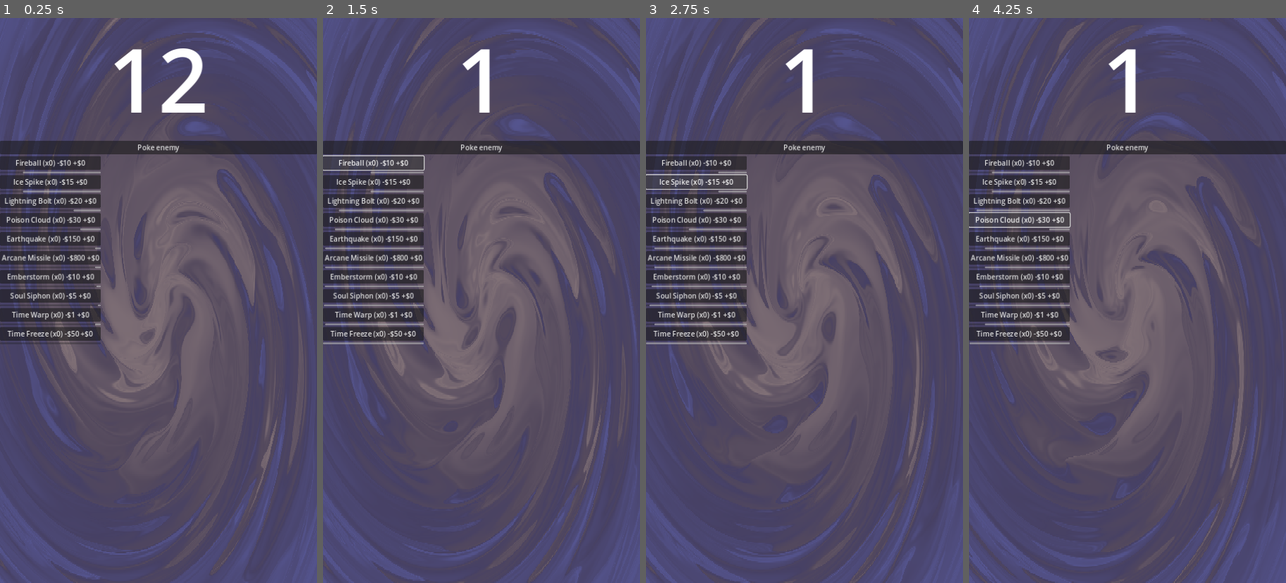
Above: before the commit, frames 1-4 (left to right).
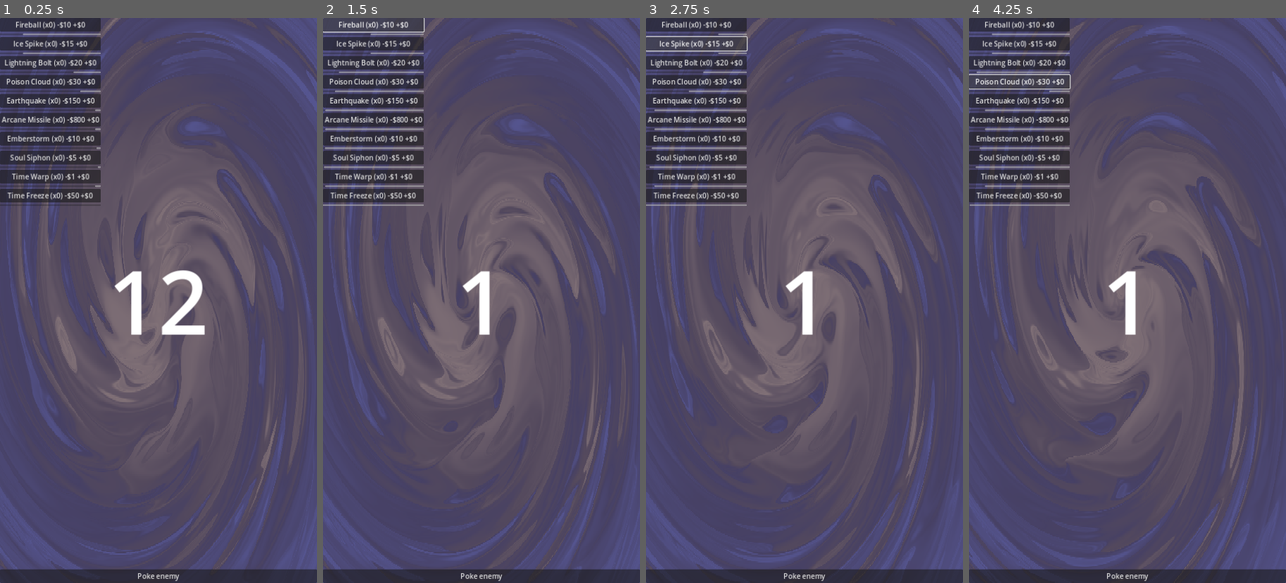
Above: after the commit, the same moments.

Repository: sberto/Mini-Jam-169---future
Game: Godot game, scene res://MainScene.tscn
Same seed, same stepped clock (60 frames per second), same inputs: the game is played once before the commit and once after it.
Inputs:
- Up to frame 1 (0.25 s): no input
- Up to frame 2 (1.5 s): click "Poke enemy" at 0.5 s; click "Fireball (x0) -$10 +$0" at 1.25 s
- Up to frame 3 (2.75 s): click "Ice Spike (x0) -$15 +$0" at 2 s
- Up to frame 4 (4.25 s): click "Lightning Bolt (x0) -$20 +$0" at 2.75 s; click "Poison Cloud (x0) -$30 +$0" at 3.5 s

The runs differ from the first frame. In frame 1, 19% of the frame differs, in the area x 0-100%, y 0-100%; in frame 2, 19%; in frame 3, 18%; in frame 4, 18%.

Commit message:
finished!

Diff:
--- a/MainScene.tscn
+++ b/MainScene.tscn
@@ -191,6 +191,20 @@
 script = ExtResource("3_njlud")
 res = SubResource("Resource_mr41h")
 
+[node name="Currency" type="Label" parent="."]
+unique_name_in_owner = true
+layout_mode = 1
+anchors_preset = 15
+anchor_right = 1.0
+anchor_bottom = 1.0
+grow_horizontal = 2
+grow_vertical = 2
+theme_override_font_sizes/font_size = 200
+text = "12"
+horizontal_alignment = 1
+vertical_alignment = 1
+script = ExtResource("2_w6h63")
+
 [node name="VBoxContainer" type="VBoxContainer" parent="."]
 layout_mode = 1
 anchors_preset = 15
@@ -199,25 +213,16 @@
 grow_horizontal = 2
 grow_vertical = 2
 
-[node name="Currency" type="Label" parent="VBoxContainer"]
+[node name="AutomationsContainer" type="GridContainer" parent="VBoxContainer"]
 unique_name_in_owner = true
 layout_mode = 2
-theme_override_font_sizes/font_size = 200
-text = "12"
-horizontal_alignment = 1
-vertical_alignment = 1
-script = ExtResource("2_w6h63")
+size_flags_vertical = 3
 
 [node name="Button" type="Button" parent="VBoxContainer"]
 custom_minimum_size = Vector2(100, 25)
 layout_mode = 2
 text = "Poke enemy"
 script = ExtResource("2_xuw8u")
-
-[node name="AutomationsContainer" type="GridContainer" parent="VBoxContainer"]
-unique_name_in_owner = true
-layout_mode = 2
-size_flags_vertical = 3
 
 [node name="ObjectivesNode" type="Node" parent="."]
 
--- a/automations/automation_resource.gd
+++ b/automations/automation_resource.gd
@@ -19,9 +19,11 @@
 func _upgrade_this(this, delta, type):
 	match type:
 		UpgradeType.LINEAR: return this + delta
-		UpgradeType.QUADRATIC: return this + delta * this
+		UpgradeType.QUADRATIC: return this + delta * (this + 1)
 
 func upgrade():
+	print("old amount %s" % amount)
 	amount = _upgrade_this(amount, amount_upgrade, amount_upgrade_type)
+	print("new amount %s" % amount)
 	cost = _upgrade_this(cost, cost_upgrade, cost_upgrade_type)
 	level += 1
--- a/button.gd
+++ b/button.gd
@@ -1,6 +1,6 @@
 extends Button
 
-@onready var currency = $"../Currency"
+@onready var currency = %Currency
 
 func _on_pressed() -> void:
 	currency.amount += 1
--- a/currency.gd
+++ b/currency.gd
@@ -2,8 +2,22 @@
 
 signal currency_update
 
+@onready var tween = create_tween()
+var init_size = get("theme_override_font_sizes/font_size")
+
 var amount: int = 0:
 	set(v):
-		amount = v
 		text = "%s" % amount
 		currency_update.emit()
+		if (v-amount) > 0:
+			tween = create_tween()
+			var max = log(float(v - amount))/30.
+			print(max)
+			tween.tween_method(wow, clamp(max, 0., 1.), 0, .5).set_trans(Tween.TRANS_ELASTIC).set_ease(Tween.EASE_OUT)
+		amount = v
+
+func wow(amount: float):
+	amount = amount
+	var init_value = init_size
+	var final_value = init_size + 1000
+	set("theme_override_font_sizes/font_size",  init_value + amount * (final_value - init_value))
